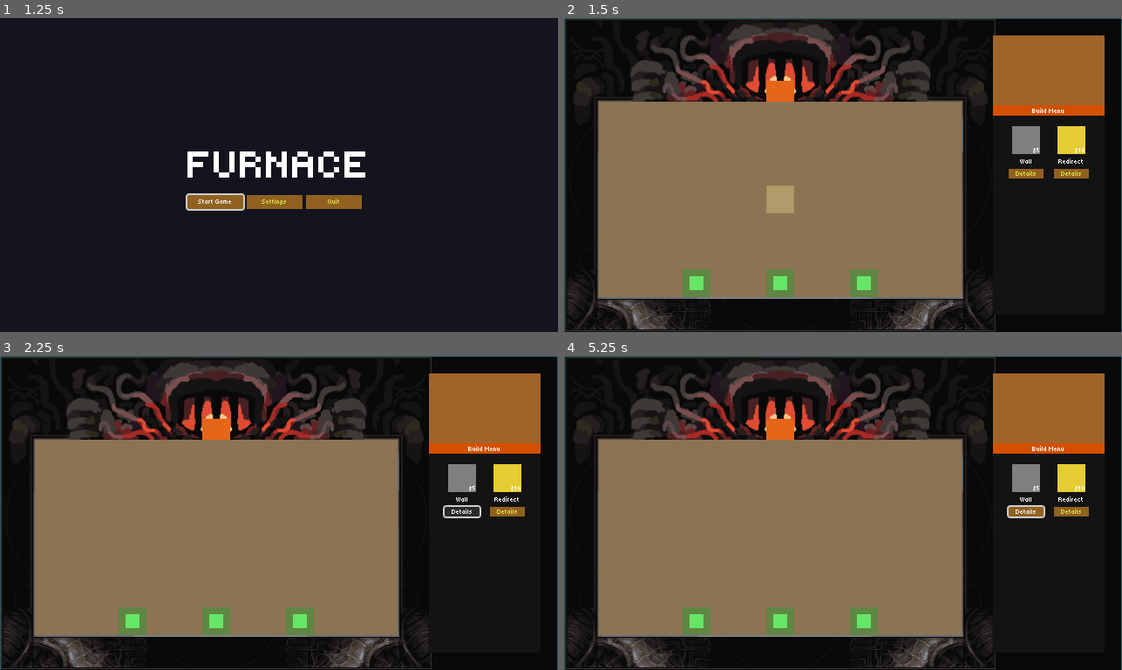
Above: before the commit, frames 1-4 (two rows, left to right).
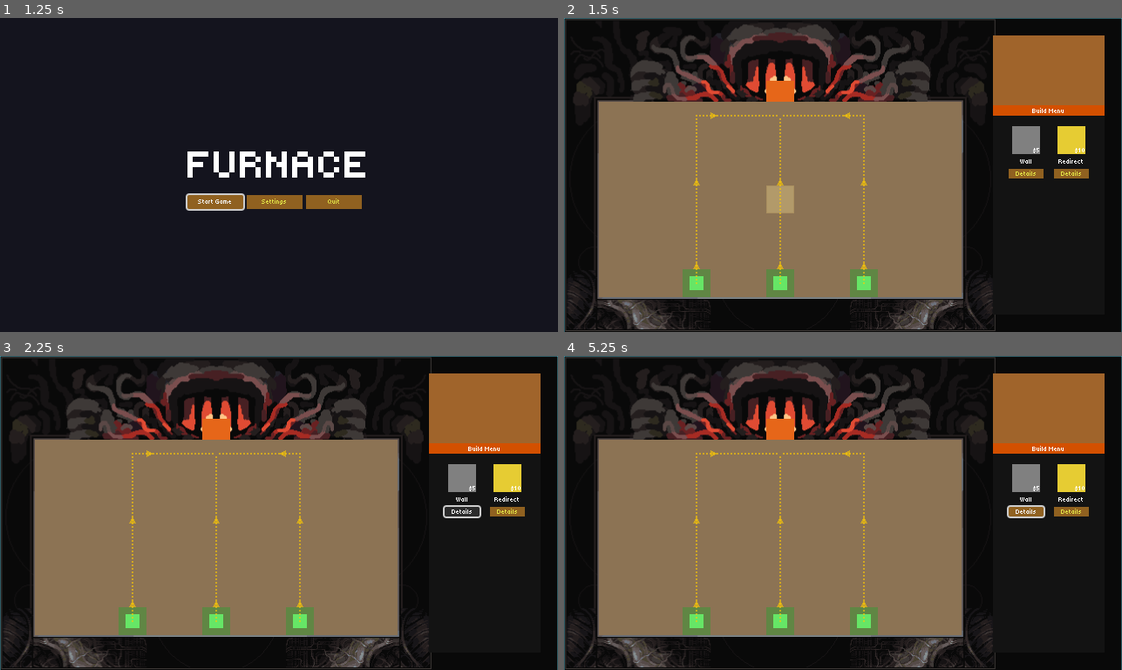
Above: after the commit, the same moments.

Repository: Arcane-Laboratory/Furnace
Game: Godot game, scene res://scenes/ui/title_screen.tscn
Two runs of this game, one before a commit and one after it. Both use one fixed random seed, a clock stepped at 60 frames per second and the inputs below.
Inputs (mouse positions are in pixels of both pictures, inside the frame that each line leads up to):
- Up to frame 1 (1.25 s): tap Enter at 0.5 s; move the mouse to (401, 159) at 0.52 s; tap P at 0.6 s; click (401, 159) at 0.67 s
- Up to frame 2 (1.5 s): click "Start Game" at 1.25 s
- Up to frame 3 (2.25 s): click "Details" at 2 s
- Up to frame 4 (5.25 s): click "Details" at 2.75 s; click "Details" at 3.5 s; tap Space at 4.25 s; move the mouse to (1027, 491) at 4.27 s; tap P at 4.35, 5.1 s; click (1027, 491) at 4.42 s; tap Enter at 5 s; move the mouse to (1071, 491) at 5.02 s; click (1071, 491) at 5.17 s

Frame 1 is identical in both runs. In frame 2, 0.4% of the frame differs, in the area x 23-55%, y 30-85%; in frame 3, 0.4%; in frame 4, 0.4%.

Commit message:
Implement path preview visualization system
- Create PathPreview node and script for drawing enemy paths
- Add dotted line visualization with directional arrows
- Auto-update paths when tile occupancy changes
- Toggle visibility with P key in build phase
- Hide/show automatically based on game phase
- Fix initialization order in enemy_base and basic_enemy
- Use built-in visible property instead of custom is_visible

Diff:
--- a/godot/scenes/game/game_scene.tscn
+++ b/godot/scenes/game/game_scene.tscn
@@ -1,8 +1,9 @@
-[gd_scene load_steps=4 format=3 uid="uid://b06ob7kxsjkag"]
+[gd_scene load_steps=5 format=3 uid="uid://b06ob7kxsjkag"]
 
 [ext_resource type="Script" uid="uid://bvxxnk05lkk4q" path="res://scripts/game/game_scene.gd" id="1_game"]
 [ext_resource type="PackedScene" uid="uid://t3stfxka0jty" path="res://scenes/ui/pause_menu.tscn" id="2_pause"]
 [ext_resource type="PackedScene" uid="uid://b3jhhs6h1vujk" path="res://scenes/ui/game_menu.tscn" id="2_ydf3n"]
+[ext_resource type="Script" path="res://scripts/game/path_preview.gd" id="3_path_preview"]
 
 [node name="GameScene" type="Node2D"]
 script = ExtResource("1_game")
@@ -20,6 +21,9 @@
 position = Vector2(40, 96)
 
 [node name="GridOverlay" type="Node2D" parent="GameBoard"]
+
+[node name="PathPreview" type="Node2D" parent="GameBoard"]
+script = ExtResource("3_path_preview")
 
 [node name="Tiles" type="Node2D" parent="GameBoard"]
 
--- a/godot/scripts/entities/enemies/basic_enemy.gd
+++ b/godot/scripts/entities/enemies/basic_enemy.gd
@@ -5,5 +5,5 @@
 
 func _on_enemy_ready() -> void:
 	health = GameConfig.basic_enemy_health
-	max_health = health
+	max_health = GameConfig.basic_enemy_health
 	speed = GameConfig.basic_enemy_speed
--- a/godot/scripts/entities/enemies/enemy_base.gd
+++ b/godot/scripts/entities/enemies/enemy_base.gd
@@ -29,9 +29,12 @@
 
 
 func _ready() -> void:
-	max_health = health
+	# Call subclass initialization first so it can set health/max_health/speed
+	_on_enemy_ready()
+	# Then set max_health to health if max_health wasn't explicitly set
+	if max_health == 50:  # Still default value
+		max_health = health
 	add_to_group("enemies")
-	_on_enemy_ready()
 
 
 ## Override in subclasses for custom initialization
--- a/godot/scripts/game/game_scene.gd
+++ b/godot/scripts/game/game_scene.gd
@@ -6,6 +6,7 @@
 @onready var right_panel: PanelContainer = $UILayer/RightPanel
 @onready var active_ui: Control = $UILayer/ActiveUI
 @onready var grid_overlay: Node2D = $GameBoard/GridOverlay
+@onready var path_preview: Node2D = $GameBoard/PathPreview
 @onready var background: Sprite2D = $Background
 @onready var game_board: Node2D = $GameBoard
 @onready var tiles_container: Node2D = $GameBoard/Tiles
@@ -51,6 +52,8 @@
 
 func _process(_delta: float) -> void:
 	_update_hover_highlight()
+
+
 
 
 func _load_background() -> void:
@@ -98,6 +101,12 @@
 func _initialize_tile_system() -> void:
 	# Initialize TileManager with level data
 	TileManager.initialize_from_level_data(current_level_data)
+
+	# Initialize path preview
+	if path_preview:
+		path_preview.update_paths(current_level_data)
+		# Connect to tile occupancy changes to update paths
+		TileManager.occupancy_changed.connect(_on_tile_occupancy_changed)
 
 	# Add all tiles to the scene and set their positions
 	# We need to iterate through the tiles dictionary to get both position and tile
@@ -313,6 +322,13 @@
 
 
 func _input(event: InputEvent) -> void:
+	# Toggle path preview with 'P' key (only in build phase)
+	if event is InputEventKey and event.pressed and event.keycode == KEY_P:
+		if GameManager.current_state == GameManager.GameState.BUILD_PHASE and path_preview:
+			path_preview.visible = not path_preview.visible
+			path_preview.queue_redraw()
+
+	# Handle pause menu
 	if event.is_action_pressed("ui_cancel"):
 		_toggle_pause()
 
@@ -332,6 +348,10 @@
 	GameManager.start_build_phase()
 	right_panel.show()
 	active_ui.hide()
+	# Show path preview in build phase
+	if path_preview:
+		path_preview.set_visible(true)
+		path_preview.update_paths(current_level_data)
 
 
 func _start_active_phase() -> void:
@@ -363,9 +383,15 @@
 		GameManager.GameState.BUILD_PHASE:
 			right_panel.show()
 			active_ui.hide()
+			# Show path preview in build phase
+			if path_preview:
+				path_preview.set_preview_visible(true)
 		GameManager.GameState.ACTIVE_PHASE:
 			right_panel.hide()
 			active_ui.show()
+			# Hide path preview in active phase
+			if path_preview:
+				path_preview.set_preview_visible(false)
 		GameManager.GameState.GAME_OVER:
 			SceneManager.goto_game_over(GameManager.game_won)
 
@@ -379,6 +405,20 @@
 		heat_value.text = "3"  # Placeholder - heat system TBD
 
 
+## Handle tile occupancy changes - update path preview
+func _on_tile_occupancy_changed(_grid_pos: Vector2i) -> void:
+	# Update path preview when tiles change (debounced for performance)
+	if path_preview and GameManager.current_state == GameManager.GameState.BUILD_PHASE:
+		# Use call_deferred to batch updates and avoid excessive recalculations
+		if not has_method("_update_path_preview_deferred"):
+			call_deferred("_update_path_preview_deferred")
+
+
+func _update_path_preview_deferred() -> void:
+	if path_preview and current_level_data:
+		path_preview.update_paths(current_level_data)
+
+
 # Called when level is won
 func win_level() -> void:
 	GameManager.end_game(true)
--- /dev/null
+++ b/godot/scripts/game/path_preview.gd
@@ -0,0 +1,151 @@
+extends Node2D
+## Path preview visualization - draws enemy paths from spawn points to furnace
+
+
+## Path data: Dictionary mapping spawn_point_index -> Array[Vector2i] path
+var paths: Dictionary = {}
+
+## Whether preview is visible (uses built-in visible property)
+
+## Visual properties
+var line_color: Color = Color(1.0, 0.8, 0.0, 0.6)  # Orange-yellow, semi-transparent
+var line_width: float = 2.0
+var arrow_size: float = 8.0
+var dot_spacing: float = 4.0  # Spacing between dots for dotted line effect
+
+## Reference to level data
+var current_level_data: LevelData = null
+
+
+func _ready() -> void:
+	# Set up drawing layer
+	z_index = 10  # Draw above tiles but below UI
+
+
+func _draw() -> void:
+	if not visible or paths.is_empty():
+		return
+
+	# Draw each path
+	for spawn_index in paths:
+		var path: Array = paths[spawn_index]
+		if path.is_empty():
+			continue
+
+		_draw_path(path)
+
+
+## Draw a single path with dotted line and arrows
+func _draw_path(path: Array[Vector2i]) -> void:
+	if path.size() < 2:
+		return
+
+	# Convert grid positions to world positions
+	var world_points: Array[Vector2] = []
+	for grid_pos in path:
+		var world_pos := _grid_to_world(grid_pos)
+		world_points.append(world_pos)
+
+	# Draw dotted line
+	_draw_dotted_line(world_points)
+
+	# Draw arrows at path segments
+	_draw_path_arrows(world_points)
+
+
+## Draw a dotted line connecting points
+func _draw_dotted_line(points: Array[Vector2]) -> void:
+	for i in range(points.size() - 1):
+		var start: Vector2 = points[i]
+		var end: Vector2 = points[i + 1]
+		var direction: Vector2 = (end - start).normalized()
+		var distance: float = start.distance_to(end)
+		var current_pos: Vector2 = start
+
+		# Draw dots along the line
+		while current_pos.distance_to(start) < distance:
+			var next_pos: Vector2 = current_pos + direction * dot_spacing
+			if next_pos.distance_to(start) > distance:
+				next_pos = end
+
+			# Draw a small circle (dot)
+			draw_circle(current_pos, line_width / 2.0, line_color)
+
+			current_pos = next_pos
+
+
+## Draw arrows at path segments
+func _draw_path_arrows(points: Array[Vector2]) -> void:
+	# Draw arrows at regular intervals (every 3-4 segments)
+	var arrow_interval: int = 3
+
+	for i in range(0, points.size() - 1, arrow_interval):
+		var start: Vector2 = points[i]
+		var end: Vector2 = points[i + 1]
+		var direction: Vector2 = (end - start).normalized()
+
+		# Draw arrow at midpoint of segment
+		var arrow_pos: Vector2 = start + (end - start) * 0.5
+		_draw_arrow(arrow_pos, direction)
+
+
+## Draw an arrow pointing in a direction
+func _draw_arrow(pos: Vector2, direction: Vector2) -> void:
+	# Arrow points in the direction of movement
+	var _angle: float = direction.angle()
+
+	# Arrow shape: triangle pointing forward
+	var arrow_points: PackedVector2Array = PackedVector2Array()
+	var tip: Vector2 = pos + direction * arrow_size
+	var left: Vector2 = pos + Vector2(-direction.y, direction.x) * arrow_size * 0.5
+	var right: Vector2 = pos + Vector2(direction.y, -direction.x) * arrow_size * 0.5
+
+	arrow_points.append(tip)
+	arrow_points.append(left)
+	arrow_points.append(right)
+
+	# Draw filled arrow
+	draw_colored_polygon(arrow_points, line_color)
+
+
+## Update paths from spawn points to furnace
+func update_paths(level_data: LevelData) -> void:
+	current_level_data = level_data
+	paths.clear()
+
+	if not level_data:
+		queue_redraw()
+		return
+
+	var furnace_pos: Vector2i = level_data.furnace_position
+
+	# Calculate path for each spawn point
+	for i in range(level_data.spawn_points.size()):
+		var spawn_pos: Vector2i = level_data.spawn_points[i]
+		var path: Array[Vector2i] = PathfindingManager.find_path(spawn_pos, furnace_pos)
+
+		if not path.is_empty():
+			paths[i] = path
+
+	queue_redraw()
+
+
+## Clear all paths
+func clear_paths() -> void:
+	paths.clear()
+	queue_redraw()
+
+
+## Show/hide preview
+func set_preview_visible(should_visible: bool) -> void:
+	visible = should_visible
+	queue_redraw()
+
+
+## Convert grid position to world position
+## Note: PathPreview is a child of GameBoard, so coordinates are relative to GameBoard
+func _grid_to_world(grid_pos: Vector2i) -> Vector2:
+	# Grid coordinates are already relative to GameBoard (which is at position (40, 96))
+	var world_x: float = grid_pos.x * GameConfig.TILE_SIZE + GameConfig.TILE_SIZE / 2.0
+	var world_y: float = grid_pos.y * GameConfig.TILE_SIZE + GameConfig.TILE_SIZE / 2.0
+	return Vector2(world_x, world_y)
--- a/godot/scripts/tiles/tile_manager.gd
+++ b/godot/scripts/tiles/tile_manager.gd
@@ -1,6 +1,7 @@
 extends Node
 ## Autoload class for managing tile grid state and queries
 
+signal occupancy_changed(grid_pos: Vector2i)
 
 ## Dictionary mapping grid positions to tile instances
 var tiles: Dictionary = {}
@@ -131,6 +132,7 @@
 	var tile := get_tile(grid_pos)
 	if tile:
 		tile.set_occupancy(occupancy_type, structure)
+		occupancy_changed.emit(grid_pos)
 
 
 ## Clear the grid
